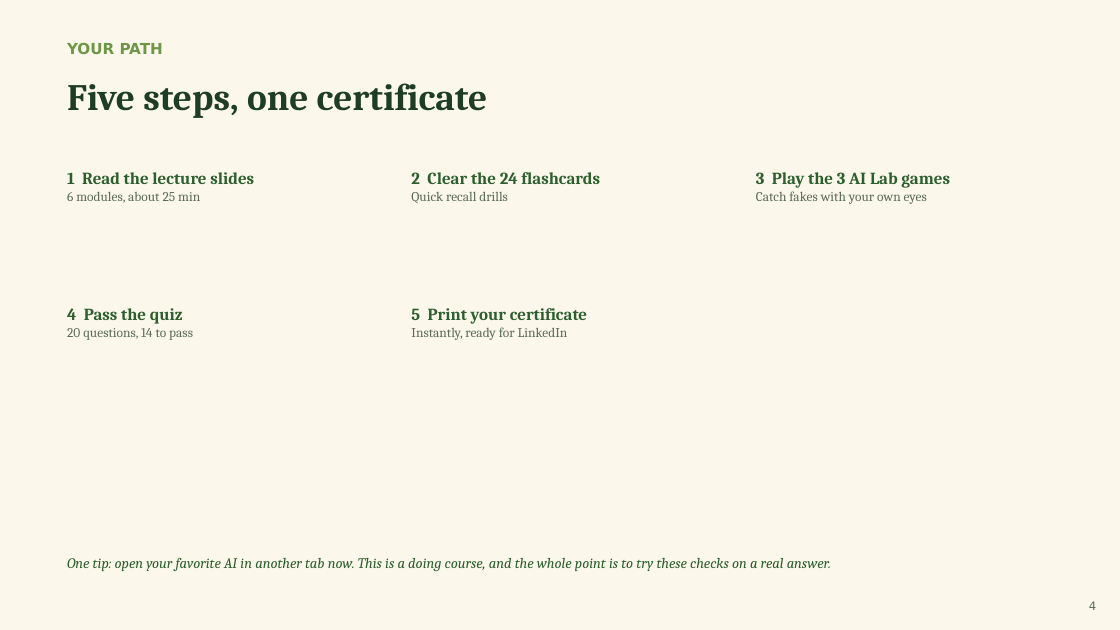
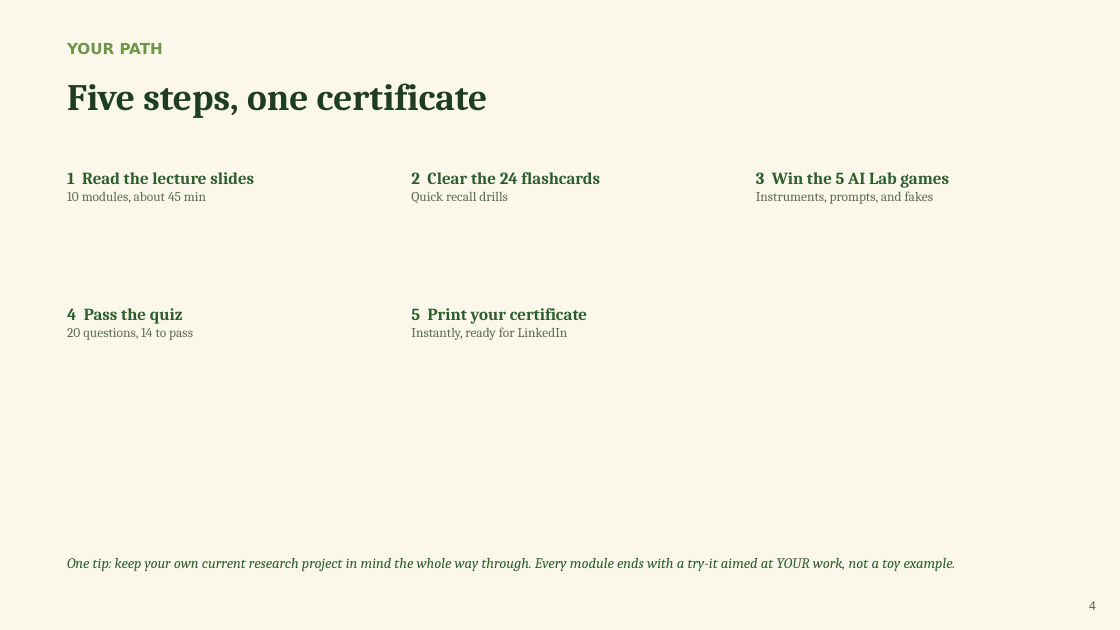
Before and after one commit to pkjaslam/cambium-academy, a slide deck: slide 4 of courses/course-03-research-with-ai/slides/Cambium-Academy-Course03-Research-with-AI.pptx. Drawn at 1120x630 pixels with LibreOffice and Linux fonts; fonts in the diff are those of the drawing. Boxes give left, top, right and bottom in pixels: in the first picture for what was removed or moved away, otherwise in the second. Text is boxed around its words. In the diff, an @@ line names an element or a change of style, - is before the commit and + after.

```diff
--- a/courses/course-03-research-with-ai/slides/Cambium-Academy-Course03-Research-with-AI.pptx
+++ b/courses/course-03-research-with-ai/slides/Cambium-Academy-Course03-Research-with-AI.pptx
@@ text at box(756, 172, 949, 204): text changed @@
-3 Play the 3 AI Lab games
-Catch fakes with your own eyes
+3 Win the 5 AI Lab games
+Instruments, prompts, and fakes
@@ text at box(67, 192, 206, 203): text changed @@
-6 modules, about 25 min
+10 modules, about 45 min
@@ text at box(67, 558, 956, 571): text changed @@
-One tip: open your favorite AI in another tab now. This is a doing course, and the whole point is to try these checks on a real answer.
+One tip: keep your own current research project in mind the whole way through. Every module ends with a try-it aimed at YOUR work, not a toy example.
```
Also in this commit, not shown: 17 other slides changed, 42 slides added, 22 slides removed, 18 other files.
